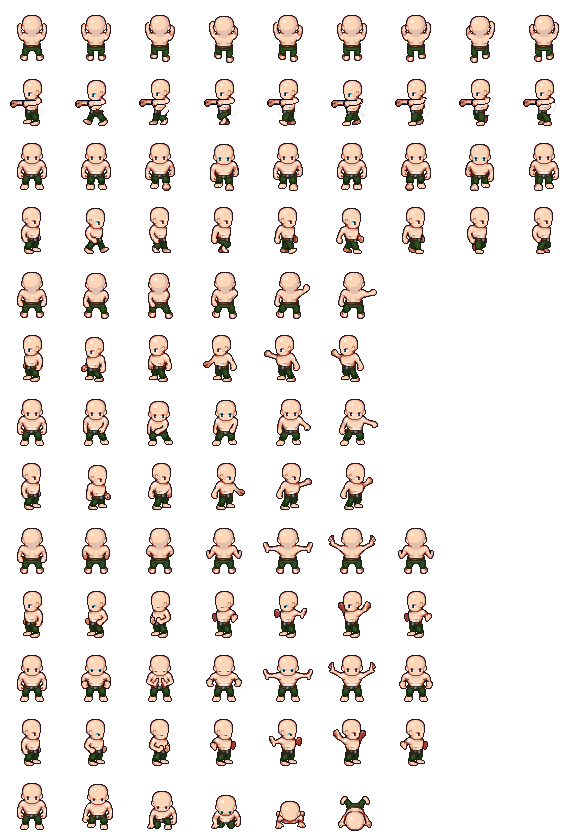
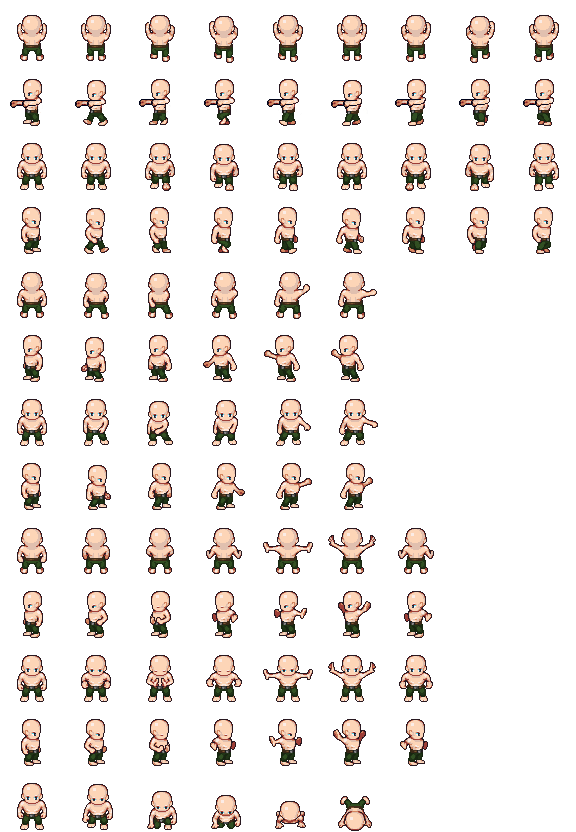
Comparing the layer stacks of the two (576, 832) images. Changes:
painted on "Pants" over (x1=94, y1=109, x2=550, y2=116)
painted on "ZombieArms" over (x1=359, y1=100, x2=555, y2=104)
painted on "Base" over (x1=23, y1=97, x2=556, y2=116)
